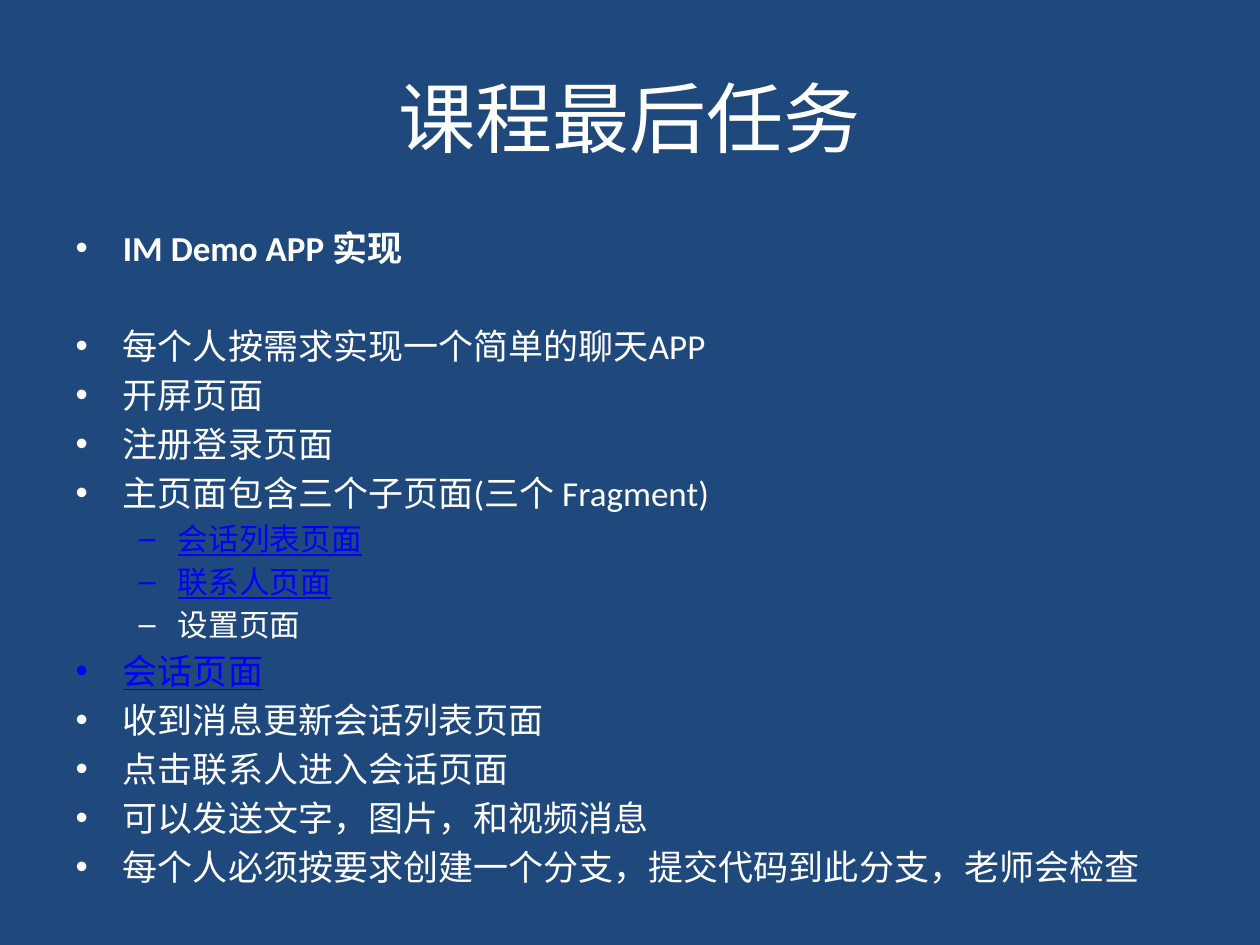
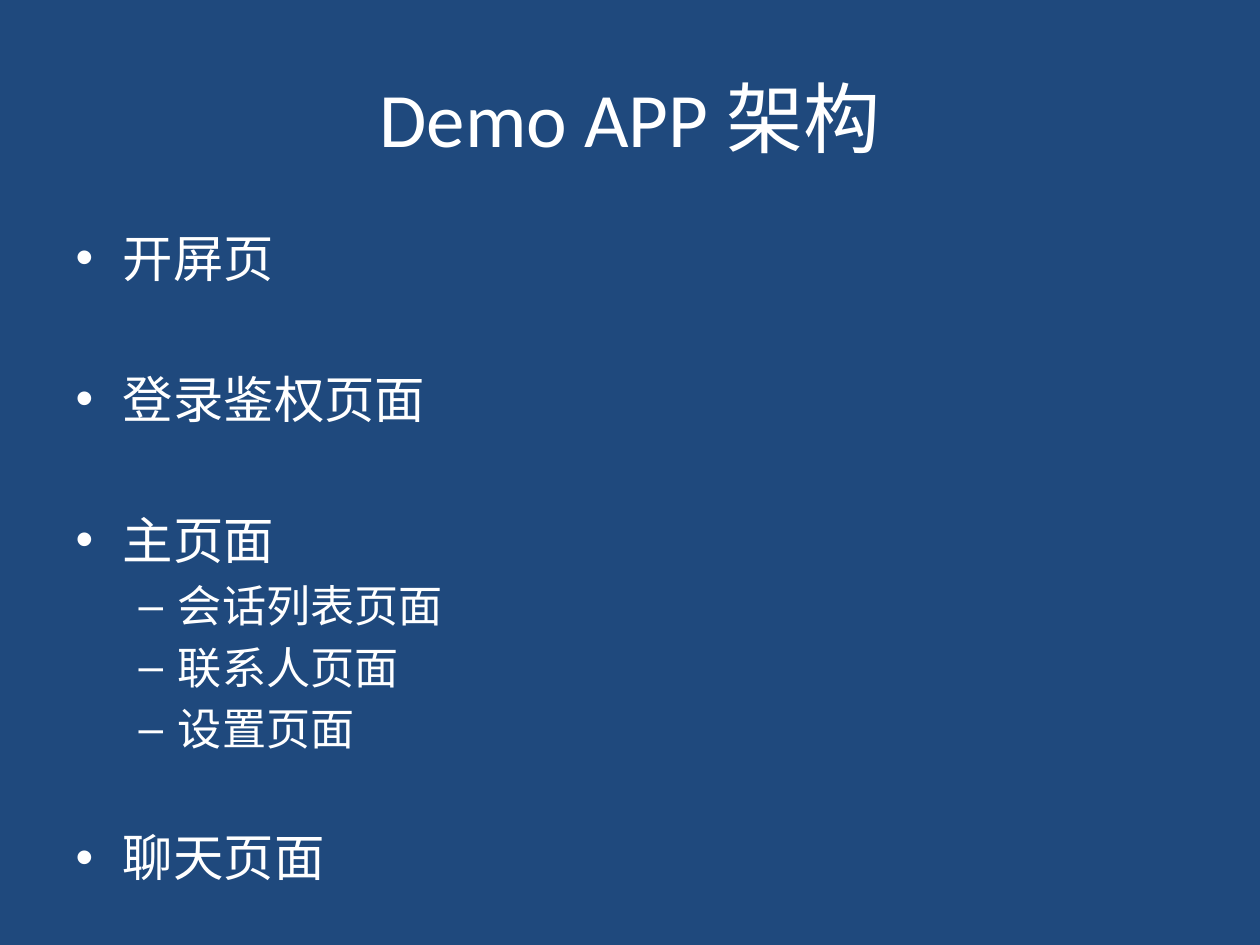
Before and after one commit to youniworld/easemobintegration, a slide deck: slide 8 of easemob_sdk_integration.pptx (slide 3 before the commit). Drawn at 1260x945 pixels with LibreOffice and Linux fonts; fonts in the diff are those of the drawing. Boxes give left, top, right and bottom in pixels: in the first picture for what was removed or moved away, otherwise in the second. Text is boxed around its words. In the diff, an @@ line names an element or a change of style, - is before the commit and + after.

```diff
--- a/easemob_sdk_integration.pptx
+++ b/easemob_sdk_integration.pptx
@@ title at box(379, 82, 880, 154): text changed @@
-课程最后任务
+Demo APP 架构
@@ text at box(123, 237, 425, 563): text changed; size 20 to 28.8 pt @@
-• IM Demo APP 实现
-• 每个人按需求实现一个简单的聊天APP
-• 开屏页面
-• 注册登录页面
-• 主页面包含三个子页面(三个 Fragment)
+• 开屏页
+• 登录鉴权页面
+• 主页面
@@ text at box(178, 585, 443, 749): size 17.5 to 25.2 pt in "会话列表页面", "联系人页面", "设置页面"; text colour #0000FF to #FFFFFF, underline off in "会话列表页面", "联系人页面"; more space between paragraphs @@
@@ text at box(123, 834, 325, 880): text changed; size 20 to 28.8 pt @@
-• 会话页面
-• 收到消息更新会话列表页面
-• 点击联系人进入会话页面
-• 可以发送文字，图片，和视频消息
-• 每个人必须按要求创建一个分支，提交代码到此分支，老师会检查
+• 聊天页面
```
Also in this commit, not shown: 3 other slides changed, 9 slides added, 1 slide removed, 11 other files.
